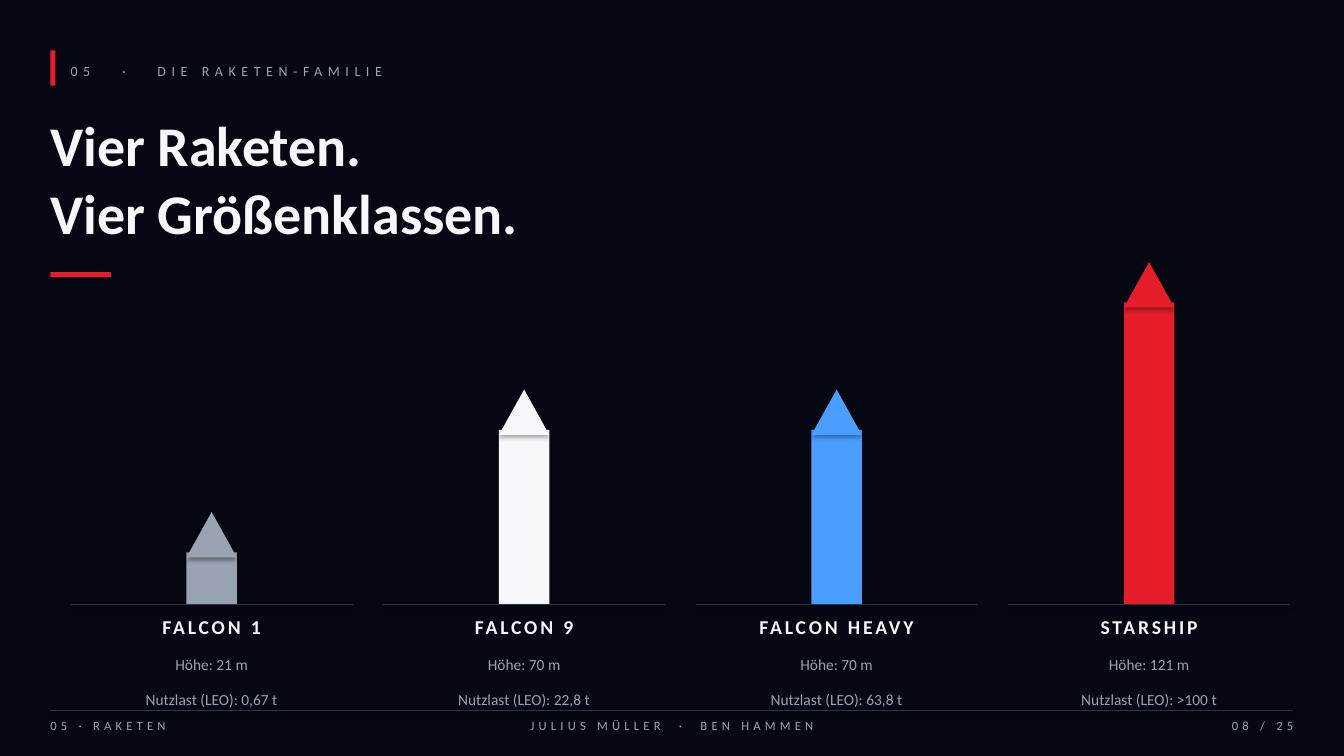
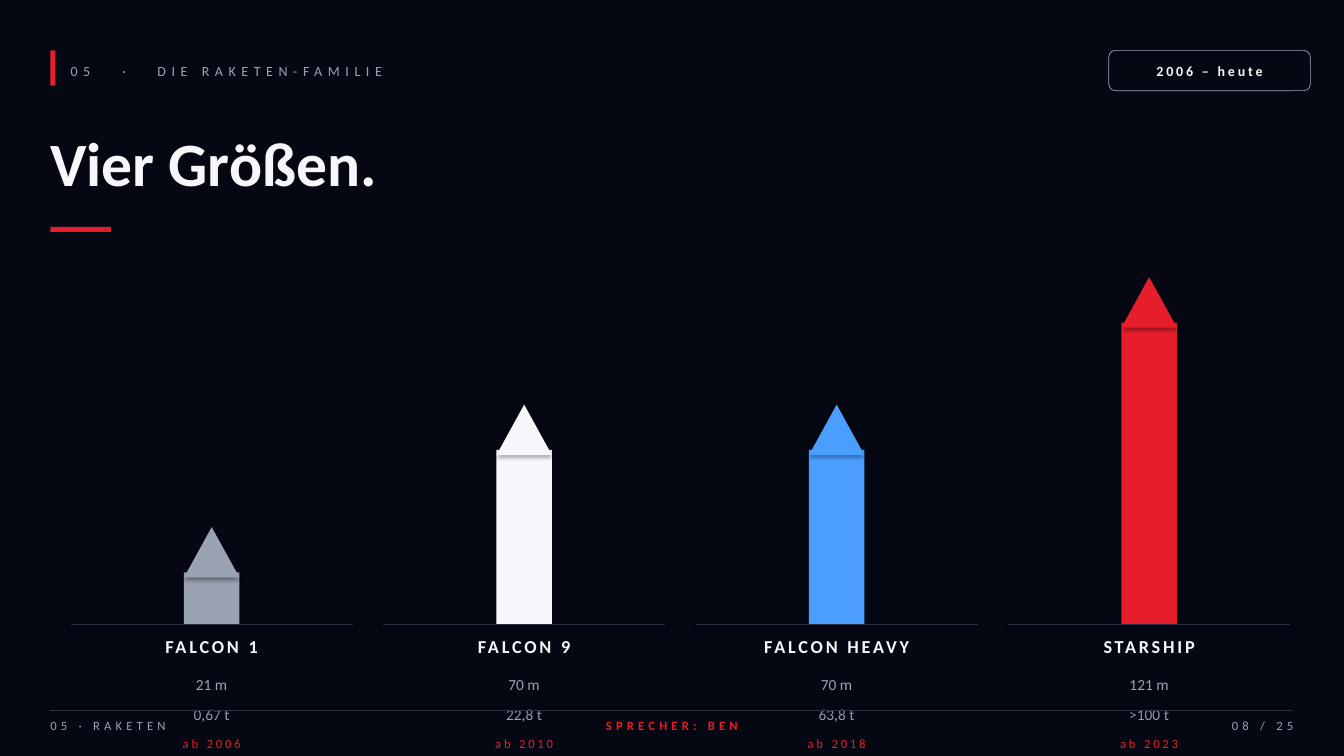
Before and after one commit to Benjibubu/Pr-si-Mathe-, a slide deck: slide 8 of SpaceX_Praesentation_Mueller_Hammen.pptx. Drawn at 1344x756 pixels with LibreOffice and Linux fonts; fonts in the diff are those of the drawing. Boxes give left, top, right and bottom in pixels: in the first picture for what was removed or moved away, otherwise in the second. Text is boxed around its words. In the diff, an @@ line names an element or a change of style, - is before the commit and + after.

Commit message:
v2: minimaler Text, grosse Bildplatzhalter, 3 Histogramme + Sprecherskripte
- Slides: weniger Text, mehr Stichpunkte, mehr Atem zum Reden
- Bildplatzhalter: gross, dezent gerastert, klar nummeriert (BILD 01-08),
  mit Beschreibung und Format-Hinweis (Hochformat / 16:9 etc.)
- 3 echte Balkendiagramme: Kosten/kg, Starlink-Wachstum, Starts/Jahr
- Datum-Chips ueber jedem Kapitel (Stand, Zeitraum)
- Footer zeigt jetzt Sprecher pro Folie (BEN / JULIUS / BEIDE)
- Ben.txt: vollstaendiges Sprechskript mit Cues und Uebergaben
- Julius.txt: ebenso, ergaenzend abgestimmt (gleicher Anteil)

```diff
--- a/SpaceX_Praesentation_Mueller_Hammen.pptx
+++ b/SpaceX_Praesentation_Mueller_Hammen.pptx
@@ rounded rectangle added at (x1=1109, y1=50, x2=1311, y2=91), outline #9AA3B2 0.5 pt @@
@@ text added at (x1=1156, y1=66, x2=1263, y2=76), 10 pt, text #F5F7FA, bold @@
+2006 – heute
@@ text at (x1=50, y1=142, x2=377, y2=187): text changed; size 40 to 44 pt @@
-Vier Raketen.
-Vier Größenklassen.
+Vier Größen.
@@ rectangle moved from (x1=50, y1=272, x2=111, y2=277) to (x1=50, y1=227, x2=111, y2=232) @@
@@ triangle resized from (x1=1124, y1=262, x2=1175, y2=308) to (x1=1121, y1=277, x2=1177, y2=328) @@
@@ rectangle resized from (x1=1124, y1=302, x2=1175, y2=605) to (x1=1121, y1=323, x2=1177, y2=625) @@
@@ triangle resized from (x1=499, y1=389, x2=549, y2=435) to (x1=496, y1=404, x2=552, y2=455) @@
@@ triangle resized from (x1=812, y1=389, x2=862, y2=435) to (x1=810, y1=404, x2=865, y2=455) @@
@@ rectangle resized from (x1=499, y1=430, x2=549, y2=605) to (x1=496, y1=450, x2=552, y2=625) @@
@@ rectangle resized from (x1=812, y1=430, x2=862, y2=605) to (x1=810, y1=450, x2=865, y2=625) @@
@@ triangle resized from (x1=187, y1=512, x2=237, y2=558) to (x1=184, y1=527, x2=239, y2=578) @@
@@ rectangle resized from (x1=187, y1=553, x2=237, y2=605) to (x1=184, y1=573, x2=239, y2=625) @@
@@ 4 texts, 4 lines moved together from (x1=71, y1=605, x2=1291, y2=655) to (x1=71, y1=625, x2=1291, y2=676) @@
@@ size 14 to 13 pt in 4 elements at (x1=249, y1=641, x2=258, y2=653), (x1=561, y1=641, x2=570, y2=653), (x1=696, y1=635, x2=978, y2=676), (x1=1008, y1=635, x2=1291, y2=676) @@
@@ text at (x1=196, y1=680, x2=227, y2=690): text changed @@
-Höhe: 21 m
+21 m
@@ text at (x1=508, y1=680, x2=539, y2=690): text changed @@
-Höhe: 70 m
+70 m
@@ text at (x1=821, y1=680, x2=852, y2=690): text changed @@
-Höhe: 70 m
+70 m
@@ text at (x1=1129, y1=680, x2=1168, y2=690): text changed @@
-Höhe: 121 m
+121 m
@@ text at (x1=194, y1=709, x2=229, y2=722): text changed @@
-Nutzlast (LEO): 0,67 t
+0,67 t
@@ text at (x1=506, y1=709, x2=542, y2=722): text changed @@
-Nutzlast (LEO): 22,8 t
+22,8 t
@@ text at (x1=819, y1=709, x2=854, y2=722): text changed @@
-Nutzlast (LEO): 63,8 t
+63,8 t
@@ text at (x1=1129, y1=710, x2=1169, y2=720): text changed @@
-Nutzlast (LEO): >100 t
+>100 t
@@ text added at (x1=183, y1=739, x2=241, y2=748), 9 pt, text #E61E2B @@
+ab 2006
@@ text added at (x1=495, y1=739, x2=553, y2=748), 9 pt, text #E61E2B @@
+ab 2010
@@ text at (x1=606, y1=721, x2=738, y2=730): text changed; text colour #9AA3B2 to #E61E2B; bold on @@
-JULIUS MÜLLER · BEN HAMMEN
+SPRECHER: BEN
@@ text added at (x1=808, y1=739, x2=866, y2=748), 9 pt, text #E61E2B @@
+ab 2018
@@ text added at (x1=1120, y1=739, x2=1178, y2=748), 9 pt, text #E61E2B @@
+ab 2023
```
Also in this commit, not shown: 22 other slides changed, 2 slides added, 2 slides removed, 3 other files.
